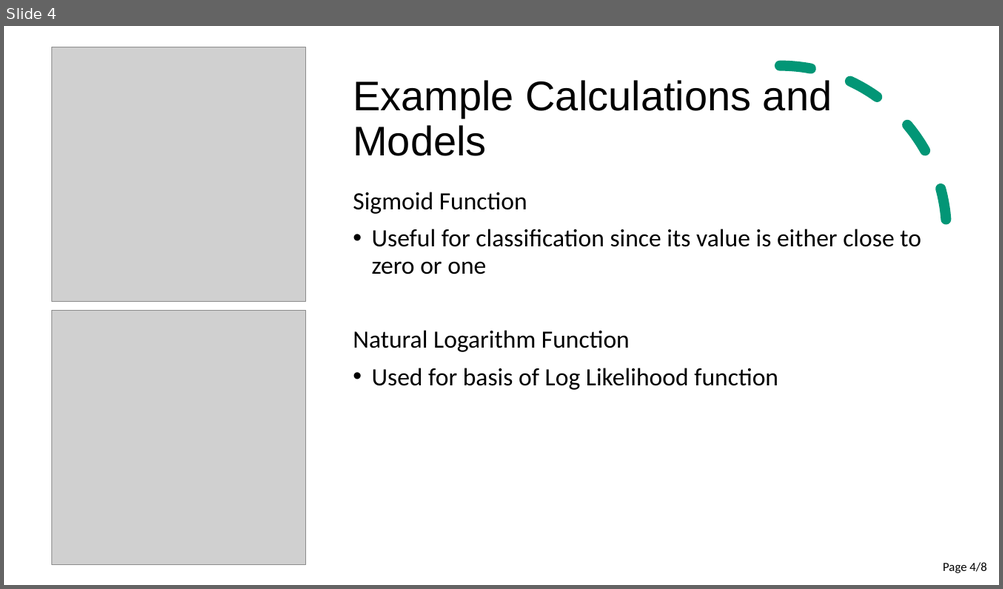
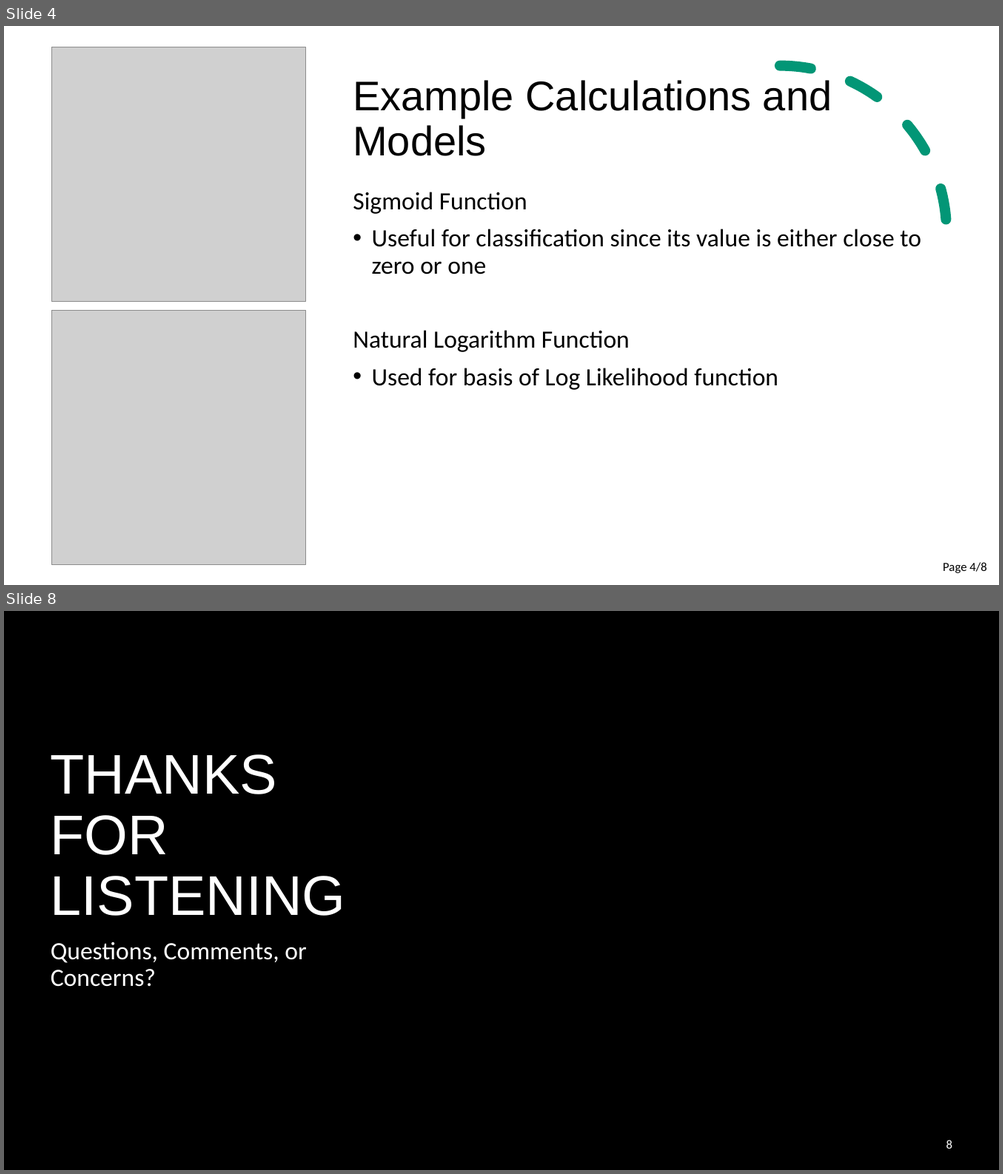
Before and after one commit to cer-hunter/OAR-CAS741, a slide deck: docs/Presentations/SRSPresentation/SRSPresentation.pptx. Shown one above the other, each under a label of ours: slide 4 before the commit, slides 4 and 8 after it; the slides between them are not shown. The pictures are 1003x589 and 1003x1174 pixels, drawn with LibreOffice and Linux fonts; fonts in the diff are those of the drawing; grey boxes stand for pictures; background and template pictures are left out. Boxes give left, top, right and bottom in pixels: in the first picture for what was removed or moved away, otherwise in the second. Text is boxed around its words. In the diff, an @@ line names an element or a change of style, - is before the commit and + after.

```diff
--- a/docs/Presentations/SRSPresentation/SRSPresentation.pptx
+++ b/docs/Presentations/SRSPresentation/SRSPresentation.pptx
@@ slide 8 added at [4, 611, 999, 1170], background picture (left out) @@
@@ rectangle added at [4, 611, 999, 1170], fill #000000 @@
@@ rectangle added at [4, 611, 765, 1170], fill gradient #000000 @@
@@ freeform shape added at [836, 611, 929, 649], fill #029676 @@
@@ title added at [51, 755, 346, 916], 54 pt, text #FFFFFF @@
+THANKS FOR LISTENING
@@ subtitle added at [51, 942, 306, 987], 24 pt, text #FFFFFF @@
+Questions, Comments, or Concerns?
@@ page number added at [946, 1140, 952, 1149], 12 pt, text #FFFFFF @@
+8
```
Also in this commit, not shown: 2 slides changed, 1 other slide added, 2 slides removed.
